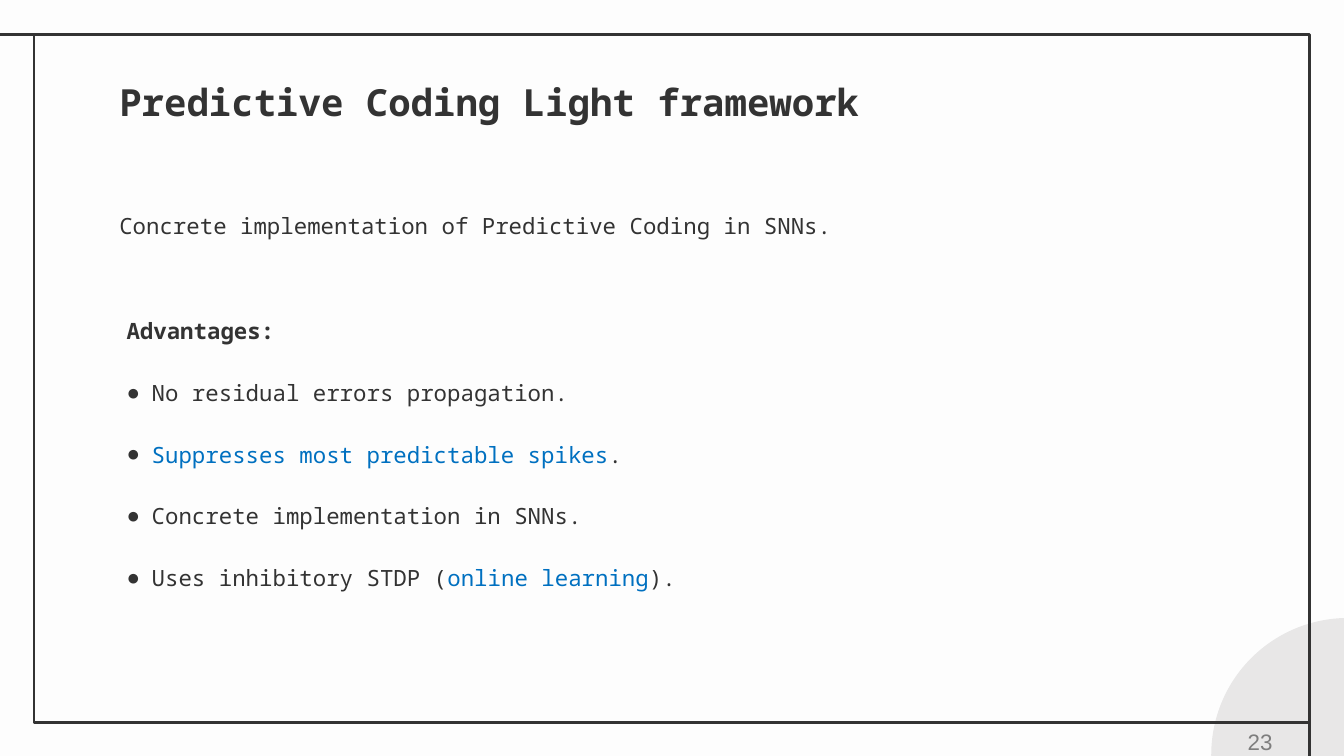
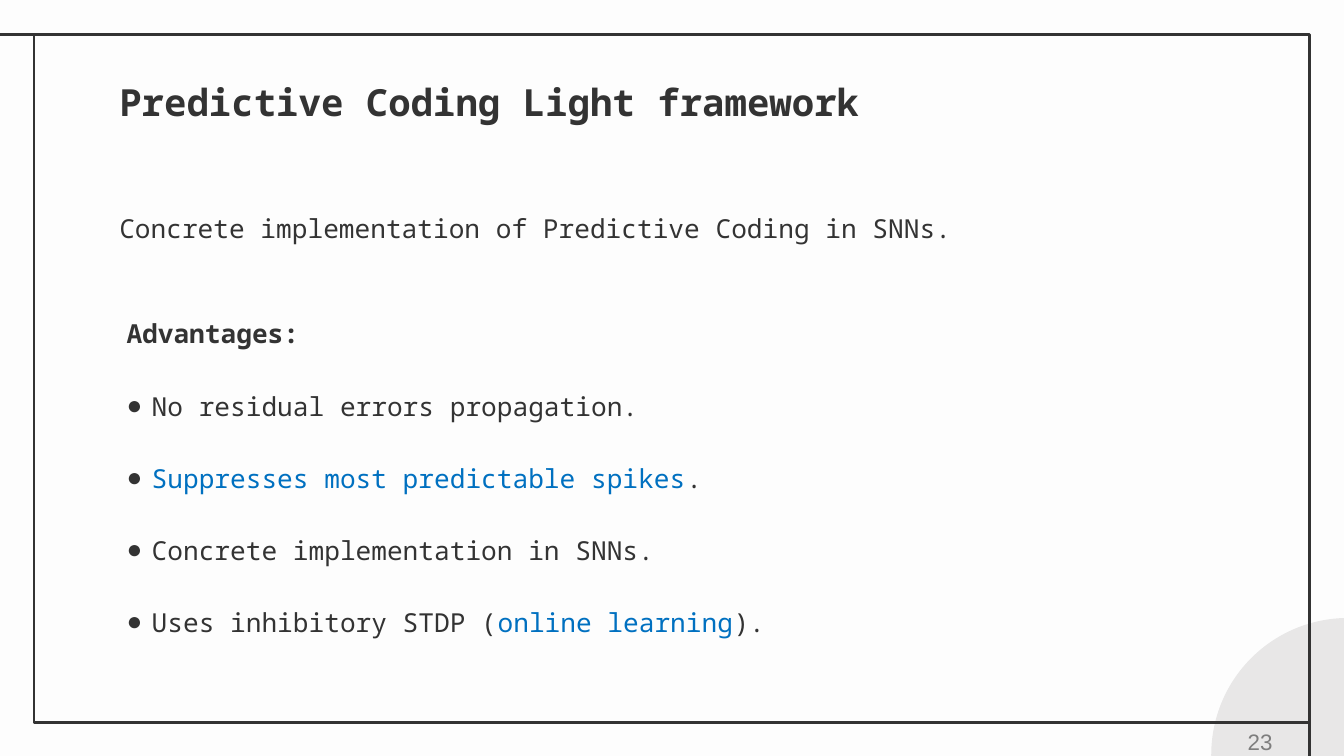
Before and after one commit to alfadi01/presentations, a slide deck: slide 23 of SNACE/snace_27_11_25.pptx. Drawn at 1344x756 pixels with LibreOffice and Linux fonts; fonts in the diff are those of the drawing. Boxes give left, top, right and bottom in pixels: in the first picture for what was removed or moved away, otherwise in the second. Text is boxed around its words. In the diff, an @@ line names an element or a change of style, - is before the commit and + after.

```diff
--- a/SNACE/snace_27_11_25.pptx
+++ b/SNACE/snace_27_11_25.pptx
@@ subtitle "Concrete implementation of Predictive Coding ..." at (x1=119, y1=218, x2=950, y2=245): size 12 to 14 pt @@
@@ text "Advantages:" at (x1=127, y1=323, x2=764, y2=639): size 12 to 14 pt @@
```
Also in this commit, not shown: 11 other slides changed, 1 slide added.
